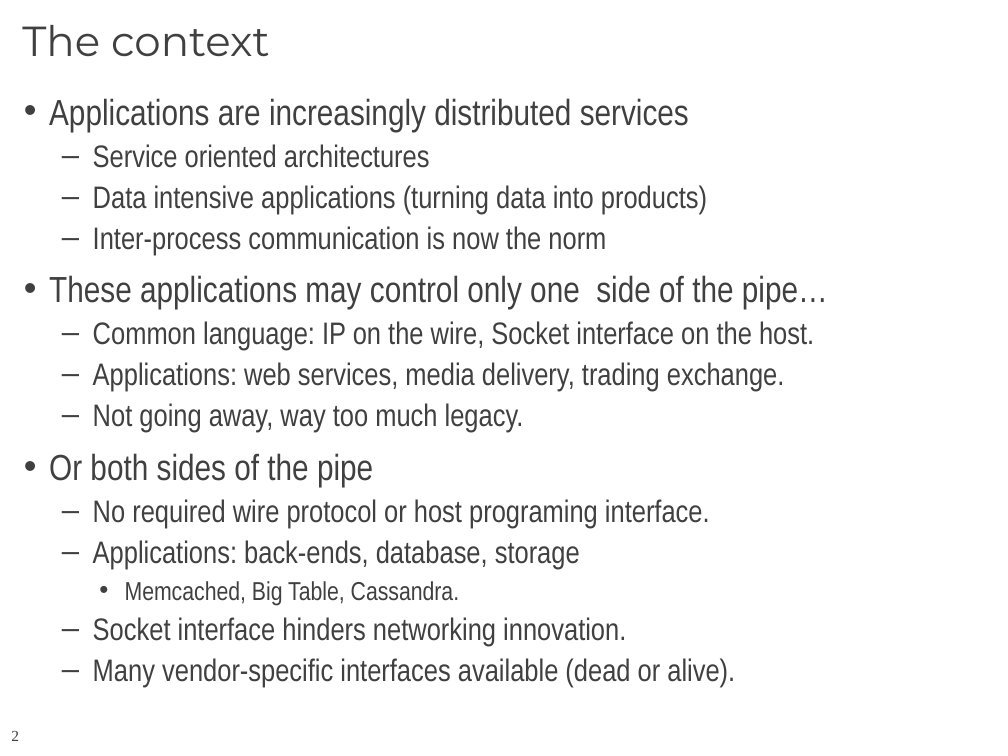
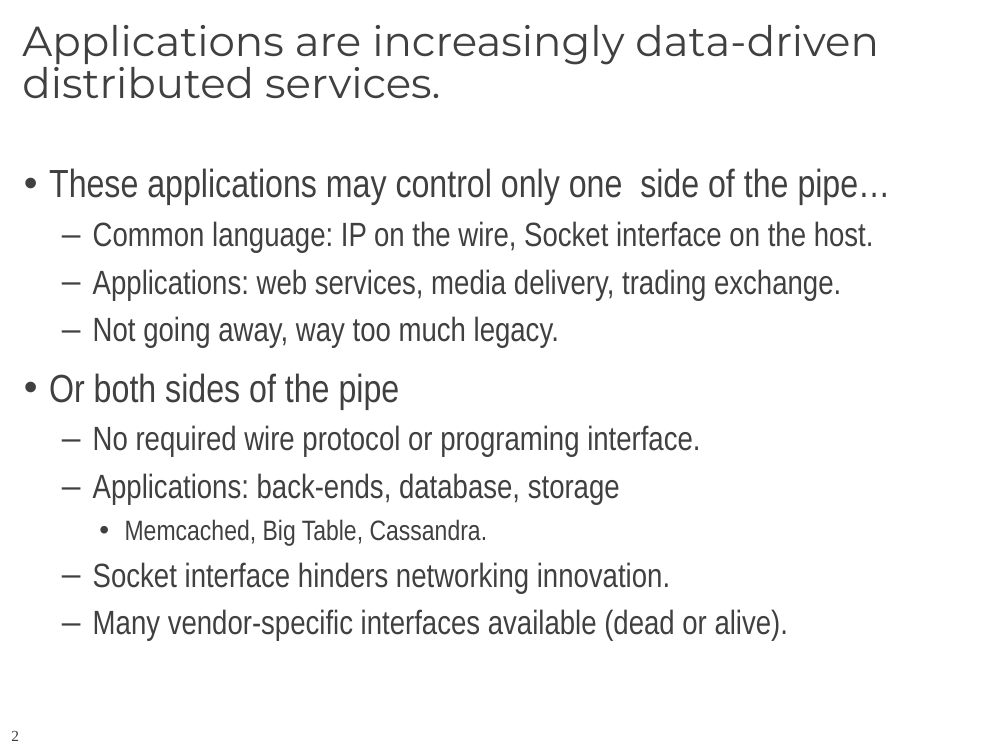
Before and after one commit to CCI/pub, a slide deck: slide 2 of slides/HotI-2011/2011-HotI-CCI-OLCF.pptx. Drawn at 1008x756 pixels with LibreOffice and Linux fonts; fonts in the diff are those of the drawing; background and template pictures are left out. Boxes give left, top, right and bottom in pixels: in the first picture for what was removed or moved away, otherwise in the second. Text is boxed around its words. In the diff, an @@ line names an element or a change of style, - is before the commit and + after.

```diff
--- a/slides/HotI-2011/2011-HotI-CCI-OLCF.pptx
+++ b/slides/HotI-2011/2011-HotI-CCI-OLCF.pptx
@@ title at (x1=22, y1=25, x2=878, y2=98): text changed @@
-The context
+Applications are increasingly data-driven distributed services.
@@ text at (x1=49, y1=98, x2=707, y2=255): paragraphs removed @@
-• Applications are increasingly distributed services
-  – Service oriented architectures
-  – Data intensive applications (turning data into products)
-  – Inter-process communication is now the norm
@@ text at (x1=49, y1=168, x2=891, y2=641): size 25.9 to 28 pt in "These applications may control only one side ...", "Or both sides of the pipe"; size 22.2 to 24 pt in "Common language: IP on the wire, Socket ...", "Applications: web services, media delivery, trading exchange ...", "Not going away, way too much legacy.", "Applications: back-ends, database, storage" and 2 more places; size 18.5 to 20 pt in "Memcached, Big Table, Cassandra."; line spacing 0.8 to 0.9 @@
@@ text at (x1=93, y1=425, x2=700, y2=457): text changed; size 22.2 to 24 pt @@
-  – No required wire protocol or host programing interface.
+  – No required wire protocol or programing interface.
```
Also in this commit, not shown: 5 other slides changed, 3 slides added, 4 slides removed.
